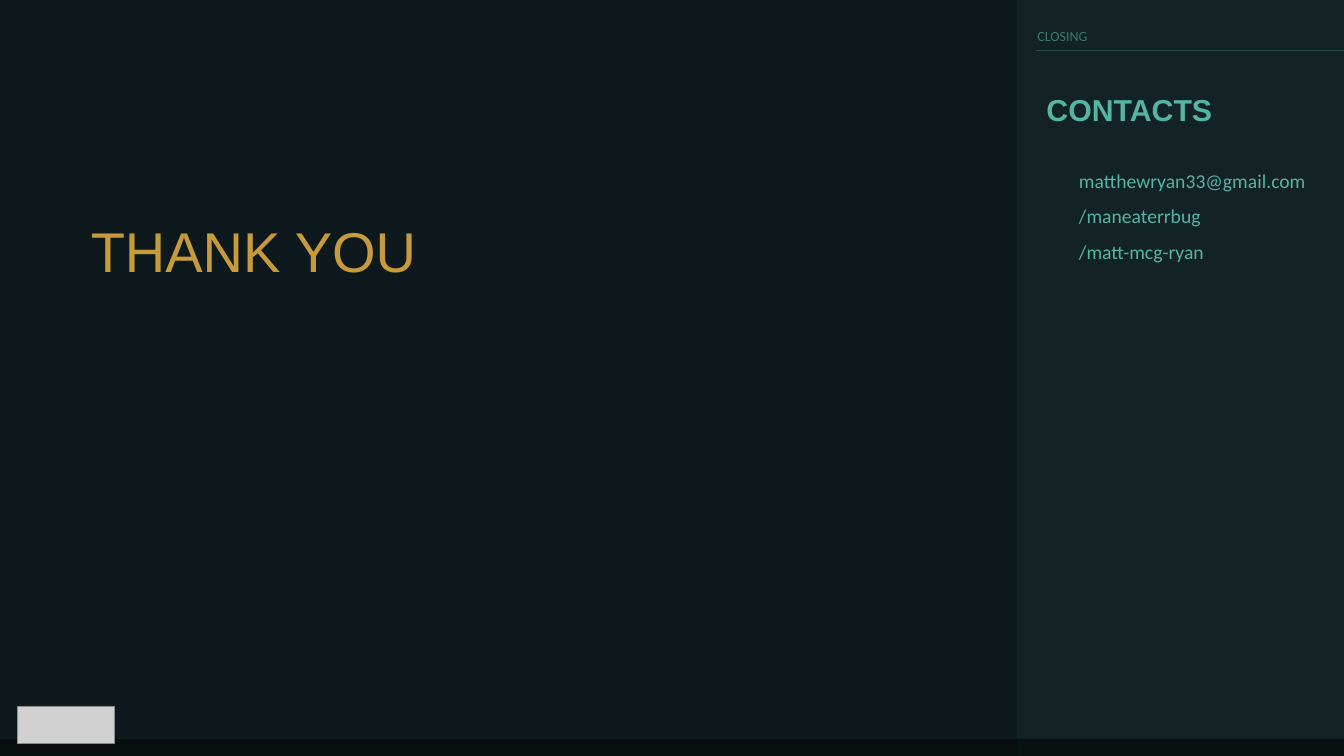
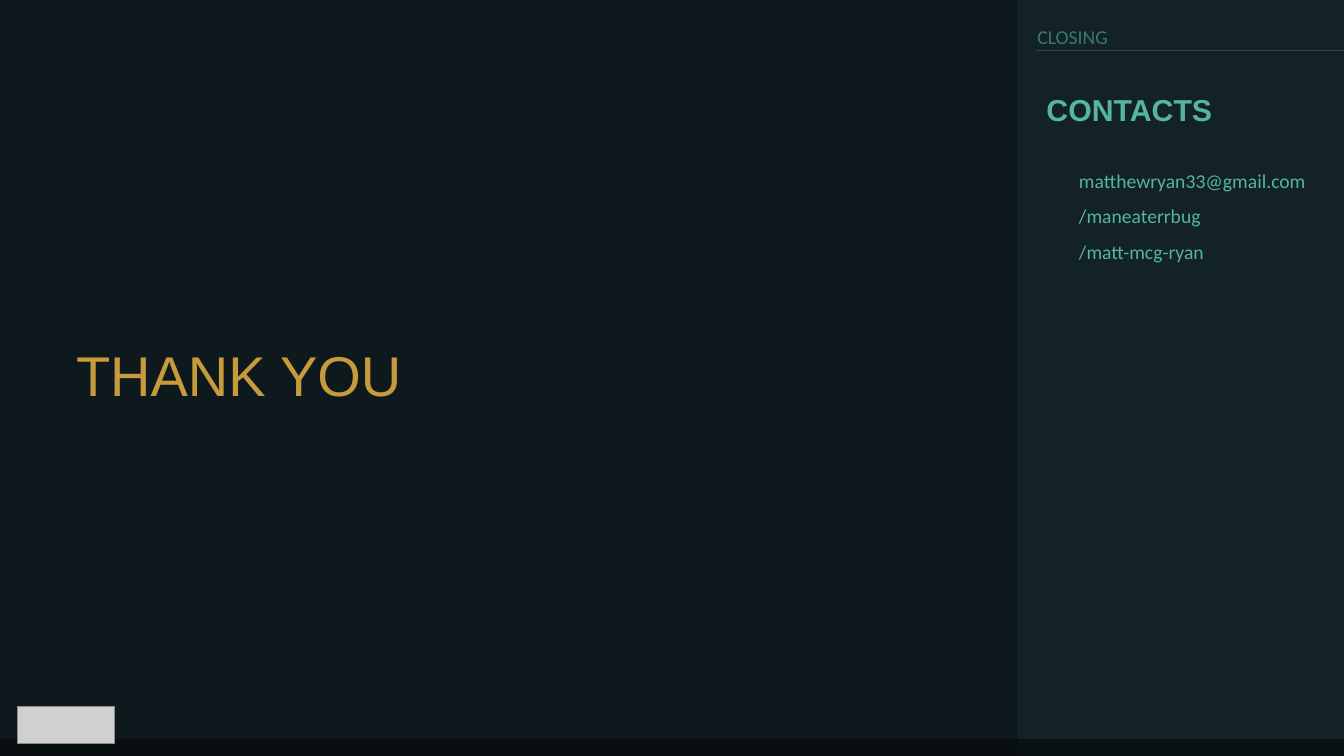
Before and after one commit to maneaterrbug/league_logistic_regression, a slide deck: slide 6 of deliverables/league_ppt_template.pptx (slide 5 before the commit). Drawn at 1344x756 pixels with LibreOffice and Linux fonts; fonts in the diff are those of the drawing; grey boxes stand for pictures. Boxes give left, top, right and bottom in pixels: in the first picture for what was removed or moved away, otherwise in the second. Text is boxed around its words. In the diff, an @@ line names an element or a change of style, - is before the commit and + after.

```diff
--- a/deliverables/league_ppt_template.pptx
+++ b/deliverables/league_ppt_template.pptx
@@ text "CLOSING" at (1037, 31, 1107, 44): size 10 to 14 pt @@
@@ text "THANK YOU": place and size @@
-text "THANK YOU" at (91, 233, 416, 273)
+text "THANK YOU" at (76, 357, 401, 397)
```
Also in this commit, not shown: 1 other slide changed, 2 slides added, 1 slide removed.
